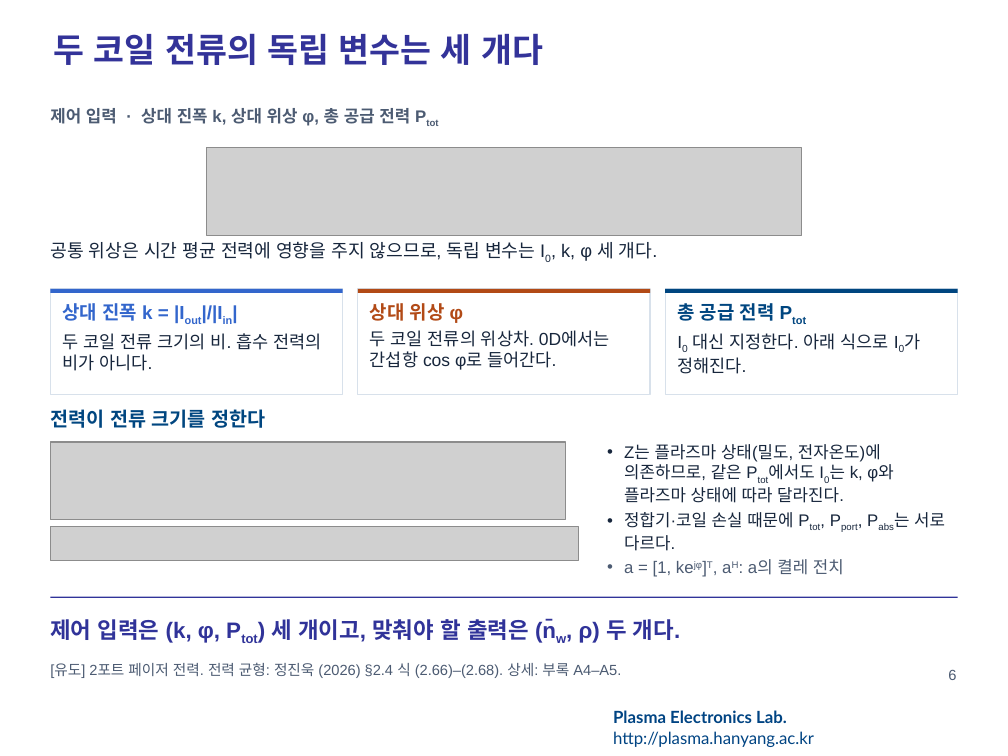
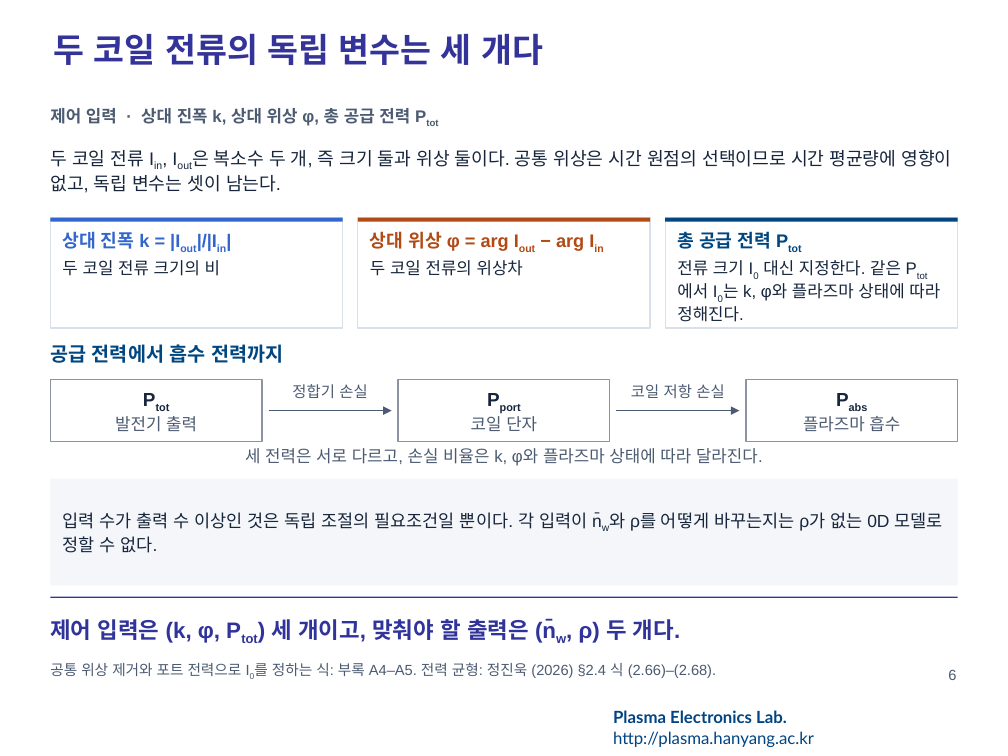
Before and after one commit to garlicjam-pyo/plasma, a slide deck: slide 6 of presentations/1차발표_README반영판.pptx. Drawn at 1008x756 pixels with LibreOffice and Linux fonts; fonts in the diff are those of the drawing; grey boxes stand for pictures; background and template pictures are left out. Boxes give left, top, right and bottom in pixels: in the first picture for what was removed or moved away, otherwise in the second. Text is boxed around its words. In the diff, an @@ line names an element or a change of style, - is before the commit and + after.

```diff
--- a/presentations/1차발표_README반영판.pptx
+++ b/presentations/1차발표_README반영판.pptx
@@ text at [50,149,951,193]: text changed @@
-공통 위상은 시간 평균 전력에 영향을 주지 않으므로, 독립 변수는 I0, k, φ 세 개다.
+두 코일 전류 Iin, Iout은 복소수 두 개, 즉 크기 둘과 위상 둘이다. 공통 위상은 시간 원점의 선택이므로 시간 평균량에 영향이 없고, 독립 변수는 셋이 남는다.
@@ picture removed at [207,147,801,235] @@
@@ rectangle "상대 진폭 k = |Iout|/|Iin|": place and size @@
-rectangle "상대 진폭 k = |Iout|/|Iin|" at [50,289,343,395]
+rectangle "상대 진폭 k = |Iout|/|Iin|" at [50,218,343,328]
@@ text in rectangle at [62,231,149,249]: size 13.5 to 13 pt in "상대 진폭 k = |Iout|/|Iin|" @@
@@ rectangle "상대 위상 φ = arg ...": place and size @@
-rectangle "상대 위상 φ = arg ..." at [358,289,650,395]
+rectangle "상대 위상 φ = arg ..." at [358,218,650,328]
@@ text in rectangle at [370,231,584,276]: text changed; size 12.5 to 13 pt; text colour #17263C to #B24A16; bold on @@
-상대 위상 φ
-두 코일 전류의 위상차. 0D에서는 간섭항 cos φ로 들어간다.
+상대 위상 φ = arg Iout − arg Iin
+두 코일 전류의 위상차
@@ 3 rectangles: place and size @@
-3 rectangles at [50,289,958,293]
+3 rectangles at [50,218,958,222]
@@ rectangle "총 공급 전력 Ptot": place and size @@
-rectangle "총 공급 전력 Ptot" at [665,289,958,395]
+rectangle "총 공급 전력 Ptot" at [665,218,958,328]
@@ text in rectangle at [677,231,771,249]: size 13.5 to 13 pt in "총 공급 전력 Ptot" @@
@@ text in rectangle at [62,260,220,276]: text changed; size 12.5 to 12 pt @@
-두 코일 전류 크기의 비. 흡수 전력의 비가 아니다.
+두 코일 전류 크기의 비
@@ text in rectangle at [677,260,940,322]: text changed; size 12.5 to 12 pt @@
-I0 대신 지정한다. 아래 식으로 I0가 정해진다.
+전류 크기 I0 대신 지정한다. 같은 Ptot에서 I0는 k, φ와 플라즈마 상태에 따라 정해진다.
@@ text added at [50,344,283,363], 14 pt, text #004680, bold @@
+공급 전력에서 흡수 전력까지
@@ rectangle added at [50,380,262,442], outline #8C93A3 1 pt, 12 pt, text #4C5B72 @@
+Ptot
+발전기 출력
@@ text added at [292,384,367,398], 11 pt, text #4C5B72 @@
+정합기 손실
@@ rectangle added at [398,380,610,442], outline #8C93A3 1 pt, 13.5 pt, text #17263C, bold @@
+Pport
+코일 단자
@@ text added at [631,384,724,398], 11 pt, text #4C5B72 @@
+코일 저항 손실
@@ rectangle added at [746,380,958,442], outline #8C93A3 1 pt, 12 pt, text #4C5B72 @@
+Pabs
+플라즈마 흡수
@@ text removed at [50,409,265,428] @@
-전력이 전류 크기를 정한다
@@ arrow added from (269, 410) to (391, 410), #4C5B72 1.25 pt @@
@@ arrow added from (617, 410) to (739, 410), #4C5B72 1.25 pt @@
@@ picture removed at [50,443,565,520] @@
@@ text added at [245,448,763,466], 12 pt, text #4C5B72 @@
+세 전력은 서로 다르고, 손실 비율은 k, φ와 플라즈마 상태에 따라 달라진다.
@@ text removed at [624,444,945,577] @@
-• Z는 플라즈마 상태(밀도, 전자온도)에 의존하므로, 같은 Ptot에서도 I0는 k, φ와 플라즈마 상태에 따라 달라진다.
-• 정합기·코일 손실 때문에 Ptot, Pport, Pabs는 서로 다르다.
-• a = [1, kejφ]T, aH: a의 켤레 전치
@@ rectangle added at [50,479,958,586], fill #F4F6FA, 12.5 pt, text #17263C @@
+입력 수가 출력 수 이상인 것은 독립 조절의 필요조건일 뿐이다. 각 입력이 n̄w와 ρ를 어떻게 바꾸는지는 ρ가 없는 0D 모델로 정할 수 없다.
@@ picture removed at [50,526,579,560] @@
@@ text at [50,663,716,678]: text changed @@
-[유도] 2포트 페이저 전력. 전력 균형: 정진욱 (2026) §2.4 식 (2.66)–(2.68). 상세: 부록 A4–A5.
+공통 위상 제거와 포트 전력으로 I0를 정하는 식: 부록 A4–A5. 전력 균형: 정진욱 (2026) §2.4 식 (2.66)–(2.68).
```
Also in this commit, not shown: 5 other slides changed, 6 other files.
